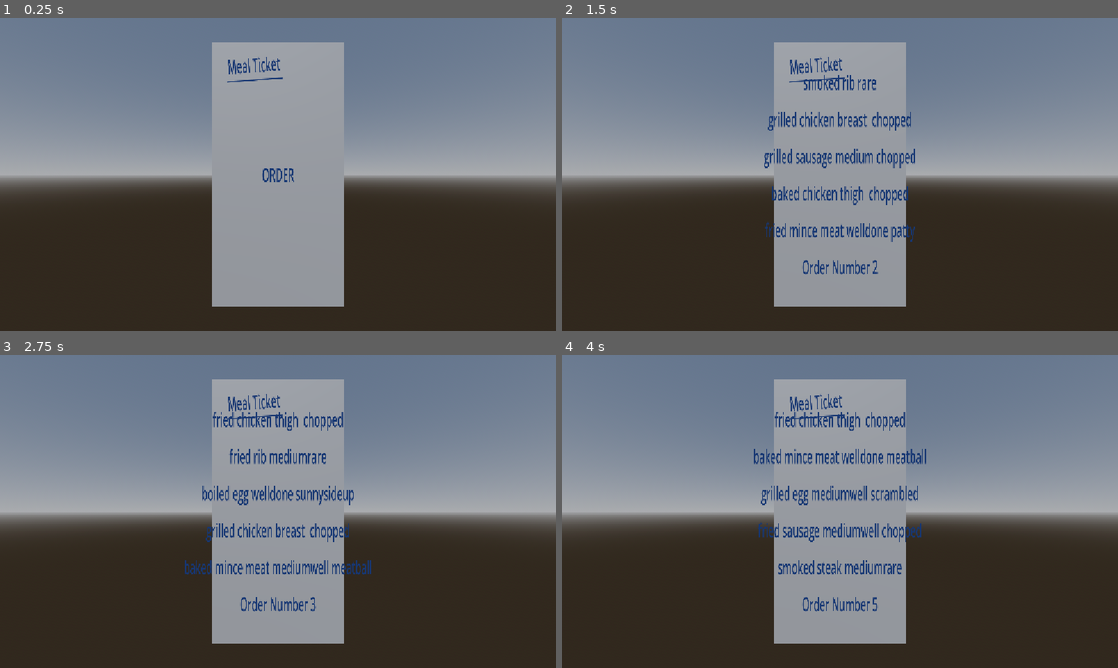
Above: before the commit, frames 1-4 (two rows, left to right).
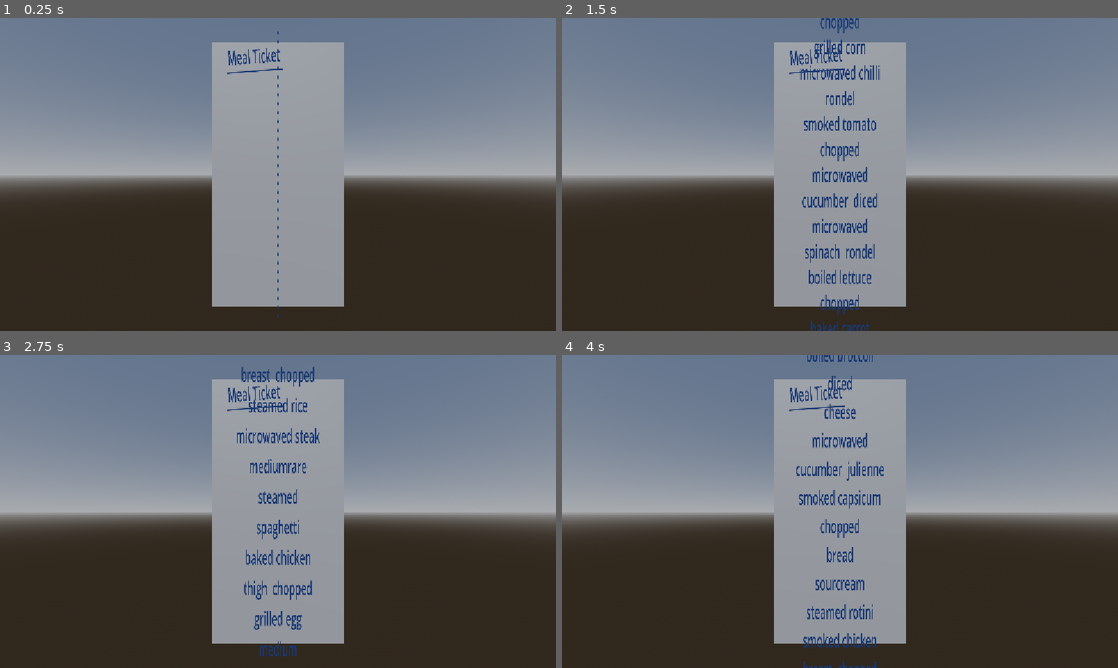
Above: after the commit, the same moments.

Repository: Surresteel/godot_gmtk_jam_july_2026
Game: Godot game, scene res://ticketsystem/scenes/ticket.tscn
Same seed, same stepped clock (60 frames per second), same inputs: the game is played once before the commit and once after it.
Inputs (mouse positions are in pixels of both pictures, inside the frame that each line leads up to):
- Up to frame 1 (0.25 s): no input
- Up to frame 2 (1.5 s): tap Enter at 0.5 s; move the mouse to (962, 158) at 0.52 s; click (962, 158) at 0.67 s; tap Space at 1.25 s; move the mouse to (728, 190) at 1.27 s; click (728, 190) at 1.42 s
- Up to frame 3 (2.75 s): tap Enter at 2 s; move the mouse to (333, 442) at 2.02 s; click (333, 442) at 2.17 s
- Up to frame 4 (4 s): tap Space at 2.75 s; move the mouse to (812, 574) at 2.77 s; click (812, 574) at 2.92 s; tap Enter at 3.5 s; move the mouse to (1006, 558) at 3.52 s; click (1006, 558) at 3.67 s

The runs differ from the first frame. In frame 1, 0.6% of the frame differs, in the area x 40-53%, y 4-96%; in frame 2, 4.5%; in frame 3, 4.5%; in frame 4, 4.7%, in the area x 34-66%, y 0-100%.

Commit message:
yes

Diff:
--- /dev/null
+++ b/ticketsystem/resources/bread.tres
@@ -0,0 +1,8 @@
+[gd_resource type="Resource" script_class="ingredient" format=3 uid="uid://d0f2cauwut22p"]
+
+[ext_resource type="Script" uid="uid://br2b1npw4bnqg" path="res://ticketsystem/scripts/ingredient.gd" id="1_2prbl"]
+
+[resource]
+script = ExtResource("1_2prbl")
+name = "Bread"
+metadata/_custom_type_script = "uid://br2b1npw4bnqg"
--- /dev/null
+++ b/ticketsystem/resources/broccoli.tres
@@ -0,0 +1,10 @@
+[gd_resource type="Resource" script_class="ingredient" format=3 uid="uid://cavlhsox0dika"]
+
+[ext_resource type="Script" uid="uid://br2b1npw4bnqg" path="res://ticketsystem/scripts/ingredient.gd" id="1_junr4"]
+
+[resource]
+script = ExtResource("1_junr4")
+name = "Broccoli"
+cook = Array[int]([5, 4, 0, 6, 3, 2])
+prep = Array[int]([2, 3, 4, 5, 0])
+metadata/_custom_type_script = "uid://br2b1npw4bnqg"
--- /dev/null
+++ b/ticketsystem/resources/butter.tres
@@ -0,0 +1,8 @@
+[gd_resource type="Resource" script_class="ingredient" format=3 uid="uid://cbmghvtkd6urk"]
+
+[ext_resource type="Script" uid="uid://br2b1npw4bnqg" path="res://ticketsystem/scripts/ingredient.gd" id="1_l6g5n"]
+
+[resource]
+script = ExtResource("1_l6g5n")
+name = "Butter"
+metadata/_custom_type_script = "uid://br2b1npw4bnqg"
--- /dev/null
+++ b/ticketsystem/resources/cabbage.tres
@@ -0,0 +1,10 @@
+[gd_resource type="Resource" script_class="ingredient" format=3 uid="uid://r1kjsky08mxg"]
+
+[ext_resource type="Script" uid="uid://br2b1npw4bnqg" path="res://ticketsystem/scripts/ingredient.gd" id="1_ae8sq"]
+
+[resource]
+script = ExtResource("1_ae8sq")
+name = "Cabbage"
+cook = Array[int]([5, 4, 0, 6, 3, 2])
+prep = Array[int]([2, 3, 4, 5, 0])
+metadata/_custom_type_script = "uid://br2b1npw4bnqg"
--- /dev/null
+++ b/ticketsystem/resources/capsicum.tres
@@ -0,0 +1,10 @@
+[gd_resource type="Resource" script_class="ingredient" format=3 uid="uid://bte3hbbyd34t5"]
+
+[ext_resource type="Script" uid="uid://br2b1npw4bnqg" path="res://ticketsystem/scripts/ingredient.gd" id="1_rtf78"]
+
+[resource]
+script = ExtResource("1_rtf78")
+name = "Capsicum"
+cook = Array[int]([5, 4, 0, 6, 3, 2])
+prep = Array[int]([2, 3, 4, 5, 0])
+metadata/_custom_type_script = "uid://br2b1npw4bnqg"
--- /dev/null
+++ b/ticketsystem/resources/carrot.tres
@@ -0,0 +1,10 @@
+[gd_resource type="Resource" script_class="ingredient" format=3 uid="uid://dewv1qfkbc4nn"]
+
+[ext_resource type="Script" uid="uid://br2b1npw4bnqg" path="res://ticketsystem/scripts/ingredient.gd" id="1_duvgk"]
+
+[resource]
+script = ExtResource("1_duvgk")
+name = "Carrot"
+cook = Array[int]([5, 4, 0, 6, 3, 2])
+prep = Array[int]([2, 3, 4, 5, 0])
+metadata/_custom_type_script = "uid://br2b1npw4bnqg"
--- /dev/null
+++ b/ticketsystem/resources/cheese.tres
@@ -0,0 +1,8 @@
+[gd_resource type="Resource" script_class="ingredient" format=3 uid="uid://d4gjtcls47wcf"]
+
+[ext_resource type="Script" uid="uid://br2b1npw4bnqg" path="res://ticketsystem/scripts/ingredient.gd" id="1_prblc"]
+
+[resource]
+script = ExtResource("1_prblc")
+name = "Cheese"
+metadata/_custom_type_script = "uid://br2b1npw4bnqg"
--- /dev/null
+++ b/ticketsystem/resources/chilli.tres
@@ -0,0 +1,10 @@
+[gd_resource type="Resource" script_class="ingredient" format=3 uid="uid://0j4lnt2777b6"]
+
+[ext_resource type="Script" uid="uid://br2b1npw4bnqg" path="res://ticketsystem/scripts/ingredient.gd" id="1_eonv0"]
+
+[resource]
+script = ExtResource("1_eonv0")
+name = "Chilli"
+cook = Array[int]([5, 4, 0, 6, 3, 2])
+prep = Array[int]([2, 3, 4, 5, 0])
+metadata/_custom_type_script = "uid://br2b1npw4bnqg"
--- /dev/null
+++ b/ticketsystem/resources/corn.tres
@@ -0,0 +1,9 @@
+[gd_resource type="Resource" script_class="ingredient" format=3 uid="uid://bly2wk3u0t1v0"]
+
+[ext_resource type="Script" uid="uid://br2b1npw4bnqg" path="res://ticketsystem/scripts/ingredient.gd" id="1_omh6j"]
+
+[resource]
+script = ExtResource("1_omh6j")
+name = "Corn"
+cook = Array[int]([5, 4, 0, 6, 3, 2])
+metadata/_custom_type_script = "uid://br2b1npw4bnqg"
--- /dev/null
+++ b/ticketsystem/resources/cucumber.tres
@@ -0,0 +1,10 @@
+[gd_resource type="Resource" script_class="ingredient" format=3 uid="uid://jn5v6jfsm745"]
+
+[ext_resource type="Script" uid="uid://br2b1npw4bnqg" path="res://ticketsystem/scripts/ingredient.gd" id="1_n5ql5"]
+
+[resource]
+script = ExtResource("1_n5ql5")
+name = "Cucumber"
+cook = Array[int]([5, 4, 0, 6, 3, 2])
+prep = Array[int]([2, 3, 4, 5, 0])
+metadata/_custom_type_script = "uid://br2b1npw4bnqg"
--- /dev/null
+++ b/ticketsystem/resources/fettucini.tres
@@ -0,0 +1,9 @@
+[gd_resource type="Resource" script_class="ingredient" format=3 uid="uid://e331332671fa"]
+
+[ext_resource type="Script" uid="uid://br2b1npw4bnqg" path="res://ticketsystem/scripts/ingredient.gd" id="1_pqupg"]
+
+[resource]
+script = ExtResource("1_pqupg")
+name = "Fettucini"
+cook = Array[int]([3, 0, 4])
+metadata/_custom_type_script = "uid://br2b1npw4bnqg"
--- /dev/null
+++ b/ticketsystem/resources/gnocchi.tres
@@ -0,0 +1,9 @@
+[gd_resource type="Resource" script_class="ingredient" format=3 uid="uid://caw7b703cdaww"]
+
+[ext_resource type="Script" uid="uid://br2b1npw4bnqg" path="res://ticketsystem/scripts/ingredient.gd" id="1_difhv"]
+
+[resource]
+script = ExtResource("1_difhv")
+name = "Gnocchi"
+cook = Array[int]([3, 0, 4])
+metadata/_custom_type_script = "uid://br2b1npw4bnqg"
--- /dev/null
+++ b/ticketsystem/resources/lettuce.tres
@@ -0,0 +1,10 @@
+[gd_resource type="Resource" script_class="ingredient" format=3 uid="uid://mpy8xewnkro8"]
+
+[ext_resource type="Script" uid="uid://br2b1npw4bnqg" path="res://ticketsystem/scripts/ingredient.gd" id="1_jeib0"]
+
+[resource]
+script = ExtResource("1_jeib0")
+name = "Lettuce"
+cook = Array[int]([5, 4, 0, 6, 3, 2])
+prep = Array[int]([2, 3, 4, 5, 0])
+metadata/_custom_type_script = "uid://br2b1npw4bnqg"
--- /dev/null
+++ b/ticketsystem/resources/milk.tres
@@ -0,0 +1,8 @@
+[gd_resource type="Resource" script_class="ingredient" format=3 uid="uid://dipts6yqw1ub6"]
+
+[ext_resource type="Script" uid="uid://br2b1npw4bnqg" path="res://ticketsystem/scripts/ingredient.gd" id="1_a4vab"]
+
+[resource]
+script = ExtResource("1_a4vab")
+name = "Milk"
+metadata/_custom_type_script = "uid://br2b1npw4bnqg"
--- /dev/null
+++ b/ticketsystem/resources/mushroom.tres
@@ -0,0 +1,10 @@
+[gd_resource type="Resource" script_class="ingredient" format=3 uid="uid://bwh4446auxnk6"]
+
+[ext_resource type="Script" uid="uid://br2b1npw4bnqg" path="res://ticketsystem/scripts/ingredient.gd" id="1_g6b3v"]
+
+[resource]
+script = ExtResource("1_g6b3v")
+name = "Mushroom"
+cook = Array[int]([5, 4, 0, 6, 3, 2])
+prep = Array[int]([2, 3, 4, 5, 0])
+metadata/_custom_type_script = "uid://br2b1npw4bnqg"
--- /dev/null
+++ b/ticketsystem/resources/onion.tres
@@ -0,0 +1,10 @@
+[gd_resource type="Resource" script_class="ingredient" format=3 uid="uid://0nfhlmeauy2k"]
+
+[ext_resource type="Script" uid="uid://br2b1npw4bnqg" path="res://ticketsystem/scripts/ingredient.gd" id="1_yepui"]
+
+[resource]
+script = ExtResource("1_yepui")
+name = "Onion"
+cook = Array[int]([5, 4, 0, 6, 3, 2])
+prep = Array[int]([2, 3, 4, 5, 0])
+metadata/_custom_type_script = "uid://br2b1npw4bnqg"
--- /dev/null
+++ b/ticketsystem/resources/penne.tres
@@ -0,0 +1,9 @@
+[gd_resource type="Resource" script_class="ingredient" format=3 uid="uid://tilsk4l4wr6t"]
+
+[ext_resource type="Script" uid="uid://br2b1npw4bnqg" path="res://ticketsystem/scripts/ingredient.gd" id="1_uvnlc"]
+
+[resource]
+script = ExtResource("1_uvnlc")
+name = "Penne"
+cook = Array[int]([3, 0, 4])
+metadata/_custom_type_script = "uid://br2b1npw4bnqg"
--- /dev/null
+++ b/ticketsystem/resources/potato.tres
@@ -0,0 +1,10 @@
+[gd_resource type="Resource" script_class="ingredient" format=3 uid="uid://pfq8en113e0i"]
+
+[ext_resource type="Script" uid="uid://br2b1npw4bnqg" path="res://ticketsystem/scripts/ingredient.gd" id="1_a0viv"]
+
+[resource]
+script = ExtResource("1_a0viv")
+name = "Potato"
+cook = Array[int]([5, 4, 0, 6, 3, 2])
+prep = Array[int]([2, 3, 4, 5, 0])
+metadata/_custom_type_script = "uid://br2b1npw4bnqg"
--- /dev/null
+++ b/ticketsystem/resources/pumpkin.tres
@@ -0,0 +1,10 @@
+[gd_resource type="Resource" script_class="ingredient" format=3 uid="uid://cq84vd57xrcii"]
+
+[ext_resource type="Script" uid="uid://br2b1npw4bnqg" path="res://ticketsystem/scripts/ingredient.gd" id="1_r121s"]
+
+[resource]
+script = ExtResource("1_r121s")
+name = "Pumpkin"
+cook = Array[int]([5, 4, 0, 6, 3, 2])
+prep = Array[int]([2, 3, 4, 5, 0])
+metadata/_custom_type_script = "uid://br2b1npw4bnqg"
--- /dev/null
+++ b/ticketsystem/resources/rice.tres
@@ -0,0 +1,9 @@
+[gd_resource type="Resource" script_class="ingredient" format=3 uid="uid://be5sgewhl3e5p"]
+
+[ext_resource type="Script" uid="uid://br2b1npw4bnqg" path="res://ticketsystem/scripts/ingredient.gd" id="1_cpf1x"]
+
+[resource]
+script = ExtResource("1_cpf1x")
+name = "Rice"
+cook = Array[int]([4, 1])
+metadata/_custom_type_script = "uid://br2b1npw4bnqg"
--- /dev/null
+++ b/ticketsystem/resources/rotini.tres
@@ -0,0 +1,9 @@
+[gd_resource type="Resource" script_class="ingredient" format=3 uid="uid://dixg0p5j8vv2m"]
+
+[ext_resource type="Script" uid="uid://br2b1npw4bnqg" path="res://ticketsystem/scripts/ingredient.gd" id="1_icbk6"]
+
+[resource]
+script = ExtResource("1_icbk6")
+name = "Rotini"
+cook = Array[int]([3, 0, 4])
+metadata/_custom_type_script = "uid://br2b1npw4bnqg"
--- /dev/null
+++ b/ticketsystem/resources/sourcream.tres
@@ -0,0 +1,8 @@
+[gd_resource type="Resource" script_class="ingredient" format=3 uid="uid://5aueexxsbip"]
+
+[ext_resource type="Script" uid="uid://br2b1npw4bnqg" path="res://ticketsystem/scripts/ingredient.gd" id="1_63hwm"]
+
+[resource]
+script = ExtResource("1_63hwm")
+name = "Sourcream"
+metadata/_custom_type_script = "uid://br2b1npw4bnqg"
--- /dev/null
+++ b/ticketsystem/resources/spaghetti.tres
@@ -0,0 +1,9 @@
+[gd_resource type="Resource" script_class="ingredient" format=3 uid="uid://le588v2eawgr"]
+
+[ext_resource type="Script" uid="uid://br2b1npw4bnqg" path="res://ticketsystem/scripts/ingredient.gd" id="1_tmrg5"]
+
+[resource]
+script = ExtResource("1_tmrg5")
+name = "Spaghetti"
+cook = Array[int]([3, 0, 4])
+metadata/_custom_type_script = "uid://br2b1npw4bnqg"
--- /dev/null
+++ b/ticketsystem/resources/spinach.tres
@@ -0,0 +1,10 @@
+[gd_resource type="Resource" script_class="ingredient" format=3 uid="uid://cvlk757r83wys"]
+
+[ext_resource type="Script" uid="uid://br2b1npw4bnqg" path="res://ticketsystem/scripts/ingredient.gd" id="1_bbtdx"]
+
+[resource]
+script = ExtResource("1_bbtdx")
+name = "Spinach"
+cook = Array[int]([5, 4, 0, 6, 3, 2])
+prep = Array[int]([2, 3, 4, 5, 0])
+metadata/_custom_type_script = "uid://br2b1npw4bnqg"
--- /dev/null
+++ b/ticketsystem/resources/tomato.tres
@@ -0,0 +1,10 @@
+[gd_resource type="Resource" script_class="ingredient" format=3 uid="uid://bje3xaltc4vdp"]
+
+[ext_resource type="Script" uid="uid://br2b1npw4bnqg" path="res://ticketsystem/scripts/ingredient.gd" id="1_my1pv"]
+
+[resource]
+script = ExtResource("1_my1pv")
+name = "Tomato"
+cook = Array[int]([5, 4, 0, 6, 3, 2])
+prep = Array[int]([2, 3, 4, 5, 0])
+metadata/_custom_type_script = "uid://br2b1npw4bnqg"
--- /dev/null
+++ b/ticketsystem/resources/yogurt.tres
@@ -0,0 +1,8 @@
+[gd_resource type="Resource" script_class="ingredient" format=3 uid="uid://c7ytqgsmh8vrv"]
+
+[ext_resource type="Script" uid="uid://br2b1npw4bnqg" path="res://ticketsystem/scripts/ingredient.gd" id="1_lsg0a"]
+
+[resource]
+script = ExtResource("1_lsg0a")
+name = "Yogurt"
+metadata/_custom_type_script = "uid://br2b1npw4bnqg"
--- a/ticketsystem/scenes/ticket.tscn
+++ b/ticketsystem/scenes/ticket.tscn
@@ -2,13 +2,39 @@
 
 [ext_resource type="Script" uid="uid://dj51yu3b0rkf5" path="res://ticketsystem/scripts/ticketgenerator.gd" id="1_fgxps"]
 [ext_resource type="Script" uid="uid://br2b1npw4bnqg" path="res://ticketsystem/scripts/ingredient.gd" id="2_3ikn5"]
+[ext_resource type="Resource" uid="uid://d0f2cauwut22p" path="res://ticketsystem/resources/bread.tres" id="3_e1gx3"]
 [ext_resource type="Resource" uid="uid://bljjvyg0lfjh4" path="res://ticketsystem/resources/steak.tres" id="3_xulrx"]
+[ext_resource type="Resource" uid="uid://cavlhsox0dika" path="res://ticketsystem/resources/broccoli.tres" id="4_lefr8"]
 [ext_resource type="Resource" uid="uid://ci3rm2br1juic" path="res://ticketsystem/resources/sausage.tres" id="4_lmpnh"]
 [ext_resource type="Resource" uid="uid://c84fdf7junwni" path="res://ticketsystem/resources/rib.tres" id="5_nroaw"]
+[ext_resource type="Resource" uid="uid://cbmghvtkd6urk" path="res://ticketsystem/resources/butter.tres" id="5_ympst"]
 [ext_resource type="Resource" uid="uid://dikahixc8gpfc" path="res://ticketsystem/resources/mincemeat.tres" id="6_33feo"]
+[ext_resource type="Resource" uid="uid://r1kjsky08mxg" path="res://ticketsystem/resources/cabbage.tres" id="6_qtef2"]
 [ext_resource type="Resource" uid="uid://xlhqs5p6wjpf" path="res://ticketsystem/resources/egg.tres" id="7_bg1so"]
+[ext_resource type="Resource" uid="uid://bte3hbbyd34t5" path="res://ticketsystem/resources/capsicum.tres" id="7_mxgii"]
 [ext_resource type="Resource" uid="uid://rneejnyhqrei" path="res://ticketsystem/resources/chickenthigh.tres" id="8_0k7tp"]
+[ext_resource type="Resource" uid="uid://dewv1qfkbc4nn" path="res://ticketsystem/resources/carrot.tres" id="8_spb32"]
 [ext_resource type="Resource" uid="uid://bbacld0t00y05" path="res://ticketsystem/resources/chickenbreast.tres" id="9_0pgt2"]
+[ext_resource type="Resource" uid="uid://d4gjtcls47wcf" path="res://ticketsystem/resources/cheese.tres" id="9_tgr6f"]
+[ext_resource type="Resource" uid="uid://0j4lnt2777b6" path="res://ticketsystem/resources/chilli.tres" id="12_48gbr"]
+[ext_resource type="Resource" uid="uid://bly2wk3u0t1v0" path="res://ticketsystem/resources/corn.tres" id="13_xuqvi"]
+[ext_resource type="Resource" uid="uid://jn5v6jfsm745" path="res://ticketsystem/resources/cucumber.tres" id="14_8ni40"]
+[ext_resource type="Resource" uid="uid://e331332671fa" path="res://ticketsystem/resources/fettucini.tres" id="16_d67je"]
+[ext_resource type="Resource" uid="uid://caw7b703cdaww" path="res://ticketsystem/resources/gnocchi.tres" id="17_f72fo"]
+[ext_resource type="Resource" uid="uid://mpy8xewnkro8" path="res://ticketsystem/resources/lettuce.tres" id="18_w6und"]
+[ext_resource type="Resource" uid="uid://dipts6yqw1ub6" path="res://ticketsystem/resources/milk.tres" id="19_33q07"]
+[ext_resource type="Resource" uid="uid://bwh4446auxnk6" path="res://ticketsystem/resources/mushroom.tres" id="21_euhdl"]
+[ext_resource type="Resource" uid="uid://0nfhlmeauy2k" path="res://ticketsystem/resources/onion.tres" id="22_w222r"]
+[ext_resource type="Resource" uid="uid://tilsk4l4wr6t" path="res://ticketsystem/resources/penne.tres" id="23_6xlqs"]
+[ext_resource type="Resource" uid="uid://pfq8en113e0i" path="res://ticketsystem/resources/potato.tres" id="24_ovce8"]
+[ext_resource type="Resource" uid="uid://cq84vd57xrcii" path="res://ticketsystem/resources/pumpkin.tres" id="25_kkc8o"]
+[ext_resource type="Resource" uid="uid://be5sgewhl3e5p" path="res://ticketsystem/resources/rice.tres" id="27_fr6pj"]
+[ext_resource type="Resource" uid="uid://dixg0p5j8vv2m" path="res://ticketsystem/resources/rotini.tres" id="28_wbdpy"]
+[ext_resource type="Resource" uid="uid://5aueexxsbip" path="res://ticketsystem/resources/sourcream.tres" id="30_xxg1j"]
+[ext_resource type="Resource" uid="uid://le588v2eawgr" path="res://ticketsystem/resources/spaghetti.tres" id="31_bloxa"]
+[ext_resource type="Resource" uid="uid://cvlk757r83wys" path="res://ticketsystem/resources/spinach.tres" id="32_gxyp8"]
+[ext_resource type="Resource" uid="uid://bje3xaltc4vdp" path="res://ticketsystem/resources/tomato.tres" id="34_3763s"]
+[ext_resource type="Resource" uid="uid://c7ytqgsmh8vrv" path="res://ticketsystem/resources/yogurt.tres" id="35_efjey"]
 
 [sub_resource type="ProceduralSkyMaterial" id="ProceduralSkyMaterial_lmpnh"]
 sky_horizon_color = Color(0.66224277, 0.6717428, 0.6867428, 1)
@@ -31,7 +57,7 @@
 [node name="Node3D" type="Node3D" unique_id=1322980451]
 script = ExtResource("1_fgxps")
 ingredient_amount = 5
-ingredient_list = Array[ExtResource("2_3ikn5")]([ExtResource("9_0pgt2"), ExtResource("8_0k7tp"), ExtResource("7_bg1so"), ExtResource("6_33feo"), ExtResource("5_nroaw"), ExtResource("4_lmpnh"), ExtResource("3_xulrx")])
+ingredient_list = Array[ExtResource("2_3ikn5")]([ExtResource("3_e1gx3"), ExtResource("4_lefr8"), ExtResource("5_ympst"), ExtResource("6_qtef2"), ExtResource("7_mxgii"), ExtResource("8_spb32"), ExtResource("9_tgr6f"), ExtResource("9_0pgt2"), ExtResource("8_0k7tp"), ExtResource("12_48gbr"), ExtResource("13_xuqvi"), ExtResource("14_8ni40"), ExtResource("7_bg1so"), ExtResource("16_d67je"), ExtResource("17_f72fo"), ExtResource("18_w6und"), ExtResource("19_33q07"), ExtResource("6_33feo"), ExtResource("21_euhdl"), ExtResource("22_w222r"), ExtResource("23_6xlqs"), ExtResource("24_ovce8"), ExtResource("25_kkc8o"), ExtResource("5_nroaw"), ExtResource("27_fr6pj"), ExtResource("28_wbdpy"), ExtResource("4_lmpnh"), ExtResource("30_xxg1j"), ExtResource("31_bloxa"), ExtResource("32_gxyp8"), ExtResource("3_xulrx"), ExtResource("34_3763s"), ExtResource("35_efjey")])
 
 [node name="WorldEnvironment" type="WorldEnvironment" parent="." unique_id=1979681026]
 environment = SubResource("Environment_33feo")
@@ -50,14 +76,49 @@
 texture_filter = 5
 modulate = Color(0.051515624, 0.20162857, 0.41013086, 1)
 outline_modulate = Color(0.21284258, 1.3476611e-05, 0.8651929, 1)
-text = "ORDER"
+text = "A
+A
+A
+A
+A
+A
+A
+A
+A
+A
+A
+A
+A
+A
+A
+A
+A
+A
+A
+A
+A
+A
+A
+A
+A
+A
+A
+A
+A
+A
+A
+A
+A
+
+"
 font = SubResource("SystemFont_8qkwd")
-font_size = 54
+font_size = 21
 outline_size = 0
-line_spacing = 30.245
+line_spacing = -5.0
+autowrap_mode = 3
 
 [node name="Title" type="Label3D" parent="." unique_id=75580497]
-transform = Transform3D(-0.9974188, 0.14360596, -1.5060606e-07, 0.07180298, 1.9948376, 1.0841949e-08, 1.509958e-07, 0, -1, 0.13479675, 0.6037253, -0.001)
+transform = Transform3D(-0.9974188, 0.14360596, -1.5060606e-07, 0.07180298, 1.9948376, 1.0841949e-08, 1.509958e-07, 0, -1, 0.13479675, 0.65387475, -0.001)
 pixel_size = 0.001
 shaded = true
 double_sided = false
--- a/ticketsystem/scripts/ticketgenerator.gd
+++ b/ticketsystem/scripts/ticketgenerator.gd
@@ -48,6 +48,13 @@
 	label.text += "\n" + "\n" + "Order Number" \
 	+ " " + str(order_number)
 	order_number += 1
+	ingredient_amount = randi_range(1, 33)
+
+	label.line_spacing = remap(ingredient_amount, 0, 33, 30, -5)
+	label.font_size = remap(ingredient_amount, 0, 33, 54, 21)
+
+	var t = clamp(ingredient_amount / 33, 0, 1)
+	label.font_size = lerp(54.0, 21.0, pow(t, 2.2))
 
 	return
 
